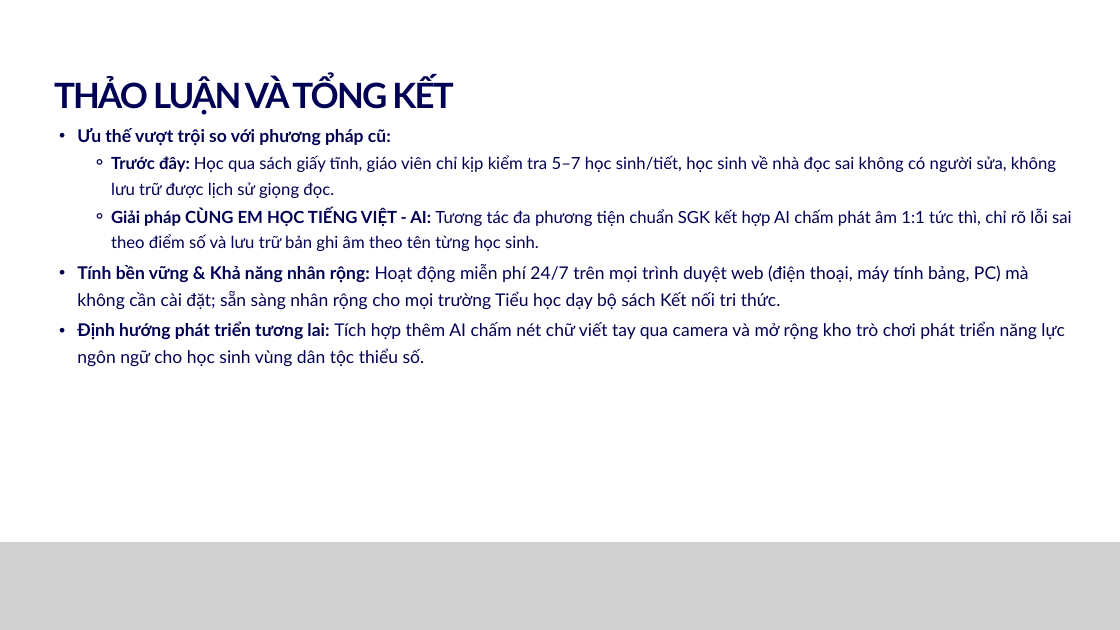
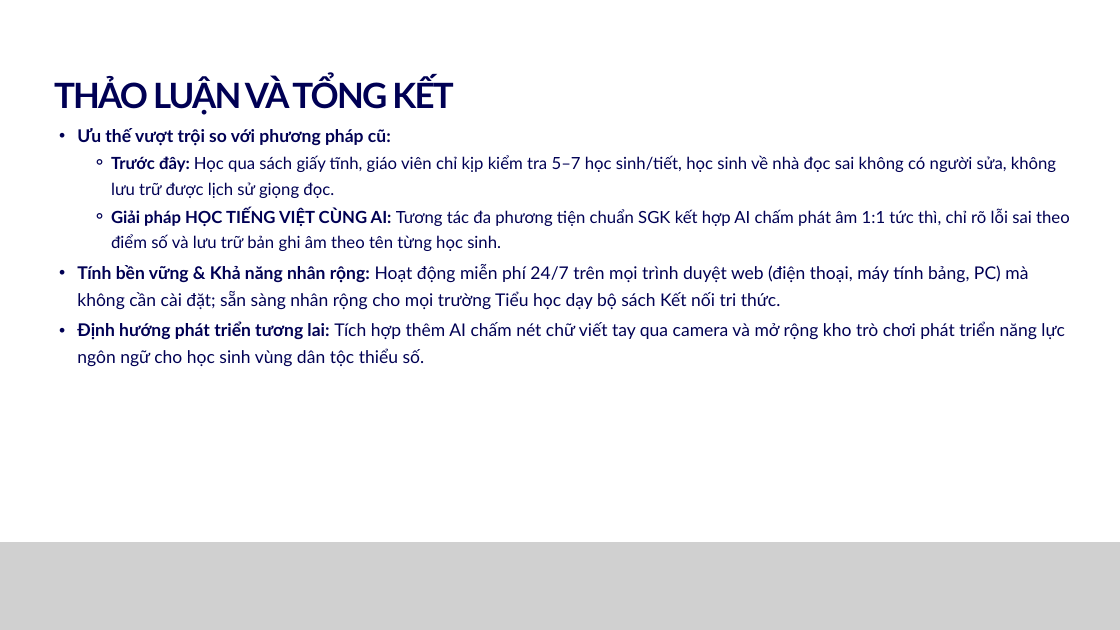
Before and after one commit to hienlinhthxn-del/H-c-Ti-ng-Vi-t-1-A2, a slide deck: slide 8 of public/CUNG_EM_HOC_TIENG_VIET_AI_Phan_Thi_Hien.pptx. Drawn at 1120x630 pixels with LibreOffice and Linux fonts; fonts in the diff are those of the drawing; grey boxes stand for pictures. Boxes give left, top, right and bottom in pixels: in the first picture for what was removed or moved away, otherwise in the second. Text is boxed around its words. In the diff, an @@ line names an element or a change of style, - is before the commit and + after.

```diff
--- a/public/CUNG_EM_HOC_TIENG_VIET_AI_Phan_Thi_Hien.pptx
+++ b/public/CUNG_EM_HOC_TIENG_VIET_AI_Phan_Thi_Hien.pptx
@@ text at (x1=111, y1=209, x2=1070, y2=251): text changed @@
-    ⚬ Giải pháp CÙNG EM HỌC TIẾNG VIỆT - AI: Tương tác đa phương tiện chuẩn SGK kết hợp AI chấm phát âm 1:1 tức thì, chỉ rõ lỗi sai theo điểm số và lưu trữ bản ghi âm theo tên từng học sinh.
+    ⚬ Giải pháp HỌC TIẾNG VIỆT CÙNG AI: Tương tác đa phương tiện chuẩn SGK kết hợp AI chấm phát âm 1:1 tức thì, chỉ rõ lỗi sai theo điểm số và lưu trữ bản ghi âm theo tên từng học sinh.
```
Also in this commit, not shown: 2 other slides changed, 4 other files.
